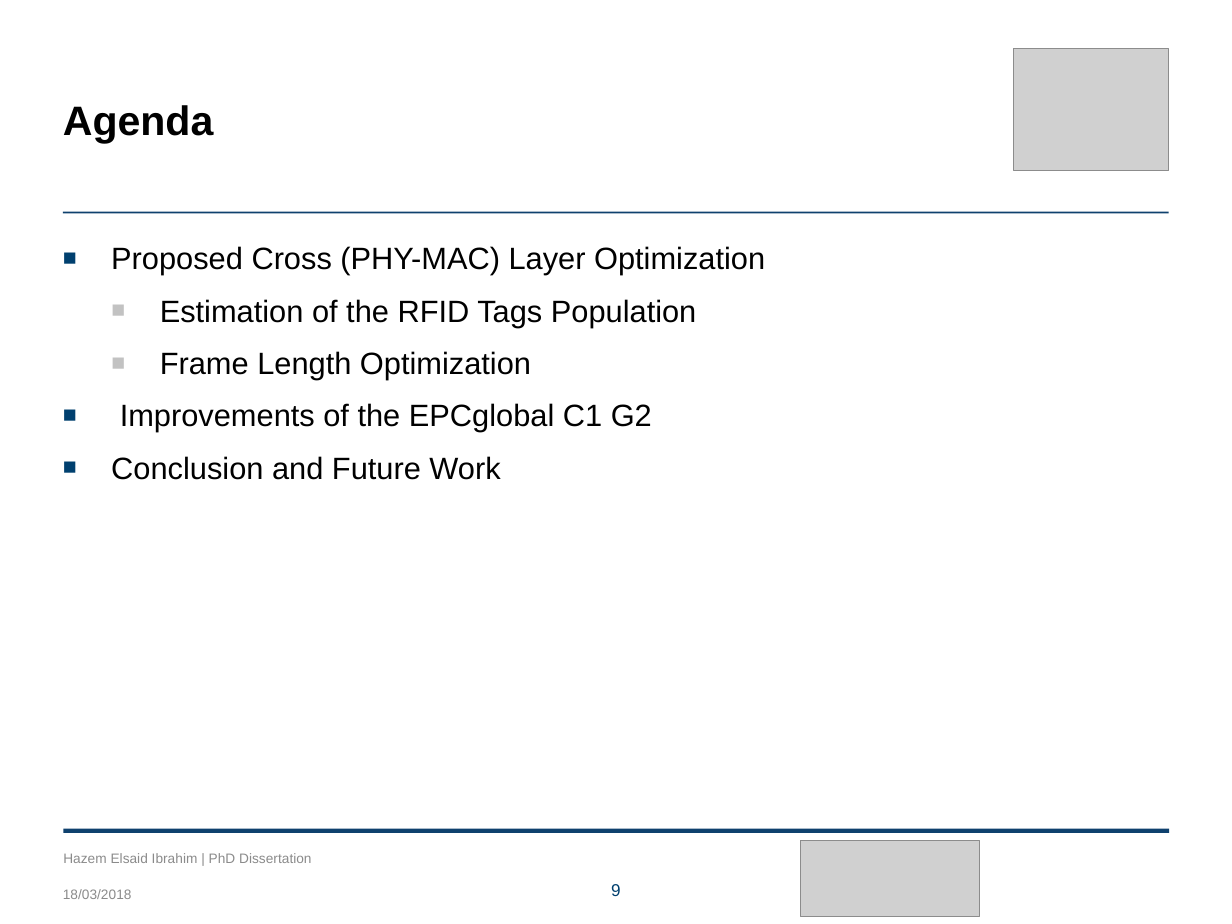
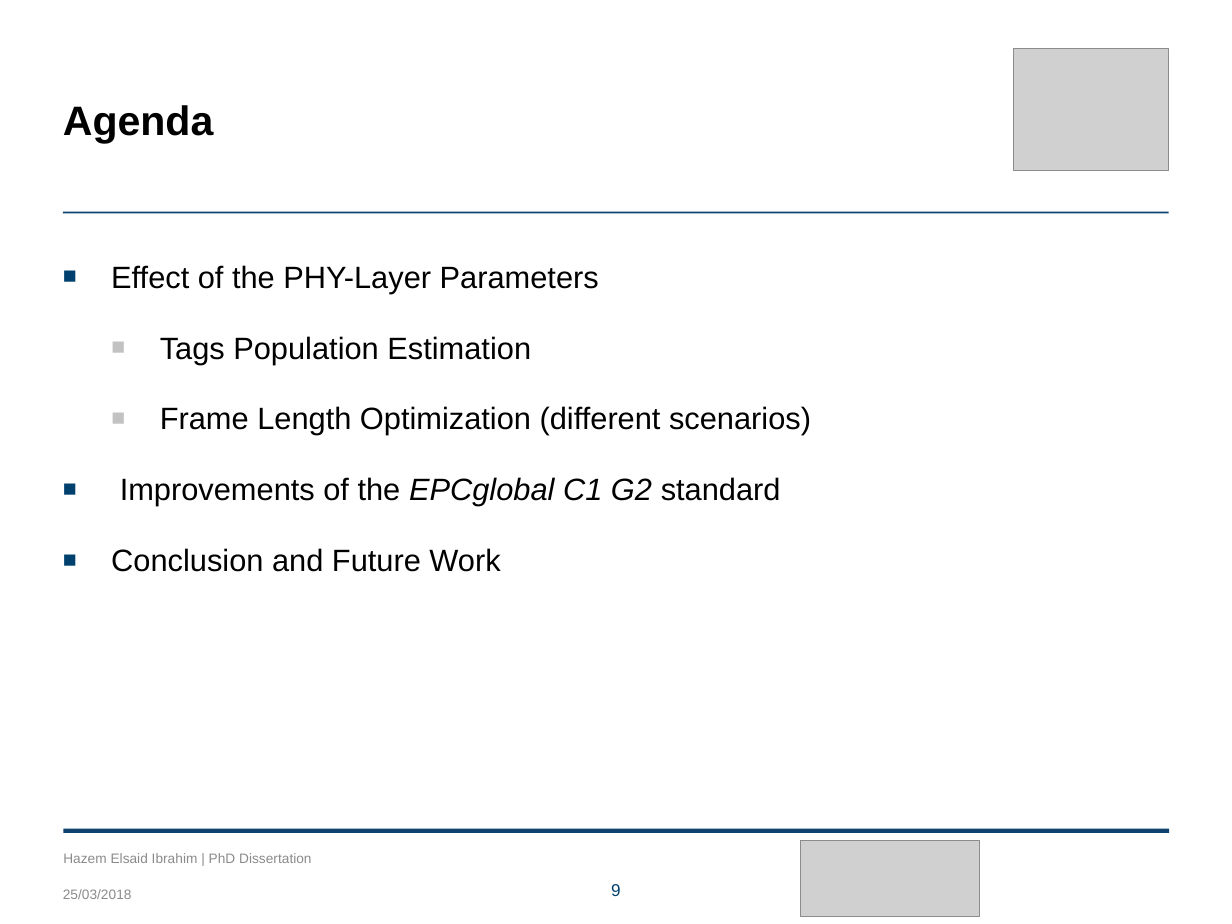
Before and after one commit to HazemAAhmed/Thesis, a slide deck: slide 9 of Final_presentation/Hazem_presentation.pptx. Drawn at 1232x924 pixels with LibreOffice and Linux fonts; fonts in the diff are those of the drawing; grey boxes stand for pictures; background and template pictures are left out. Boxes give left, top, right and bottom in pixels: in the first picture for what was removed or moved away, otherwise in the second. Text is boxed around its words. In the diff, an @@ line names an element or a change of style, - is before the commit and + after.

```diff
--- a/Final_presentation/Hazem_presentation.pptx
+++ b/Final_presentation/Hazem_presentation.pptx
@@ text at bbox=[111, 265, 811, 506]: text changed @@
-■ Proposed Cross (PHY-MAC) Layer Optimization
-  ■ Estimation of the RFID Tags Population
-  ■ Frame Length Optimization
-■ Improvements of the EPCglobal C1 G2
+■ Effect of the PHY-Layer Parameters
+  ■ Tags Population Estimation
+  ■ Frame Length Optimization (different scenarios)
+■ Improvements of the EPCglobal C1 G2 standard
@@ text at bbox=[111, 548, 500, 572]: line spacing 1 to 1.5 @@
@@ text at bbox=[63, 889, 132, 899]: text changed @@
-18/03/2018
+25/03/2018
```
Also in this commit, not shown: 33 other slides changed, 13 slides added, 6 other files.
